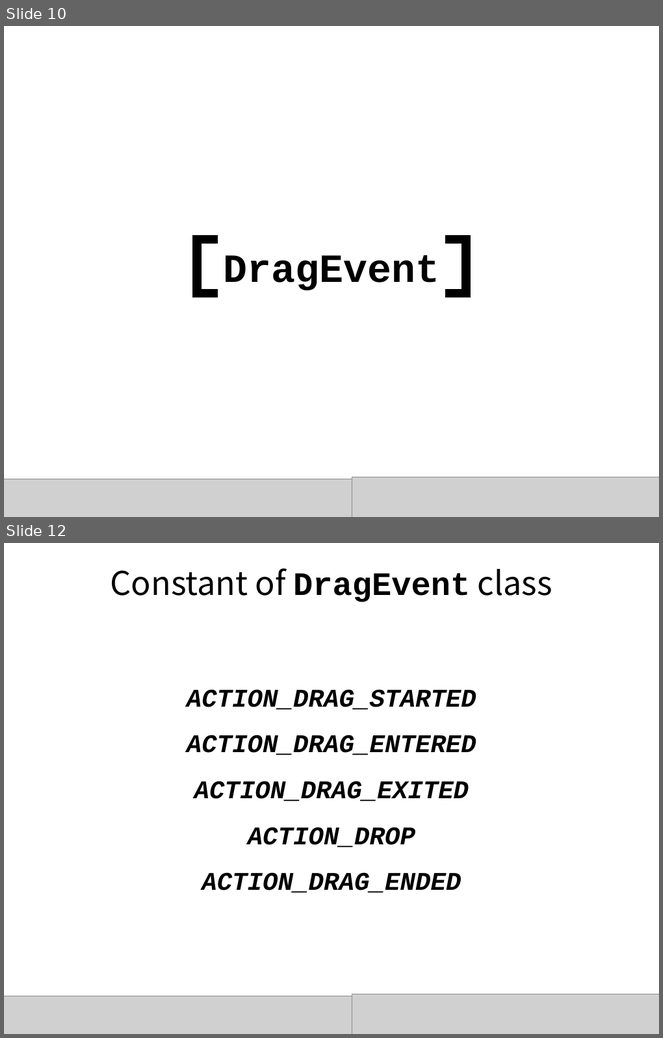
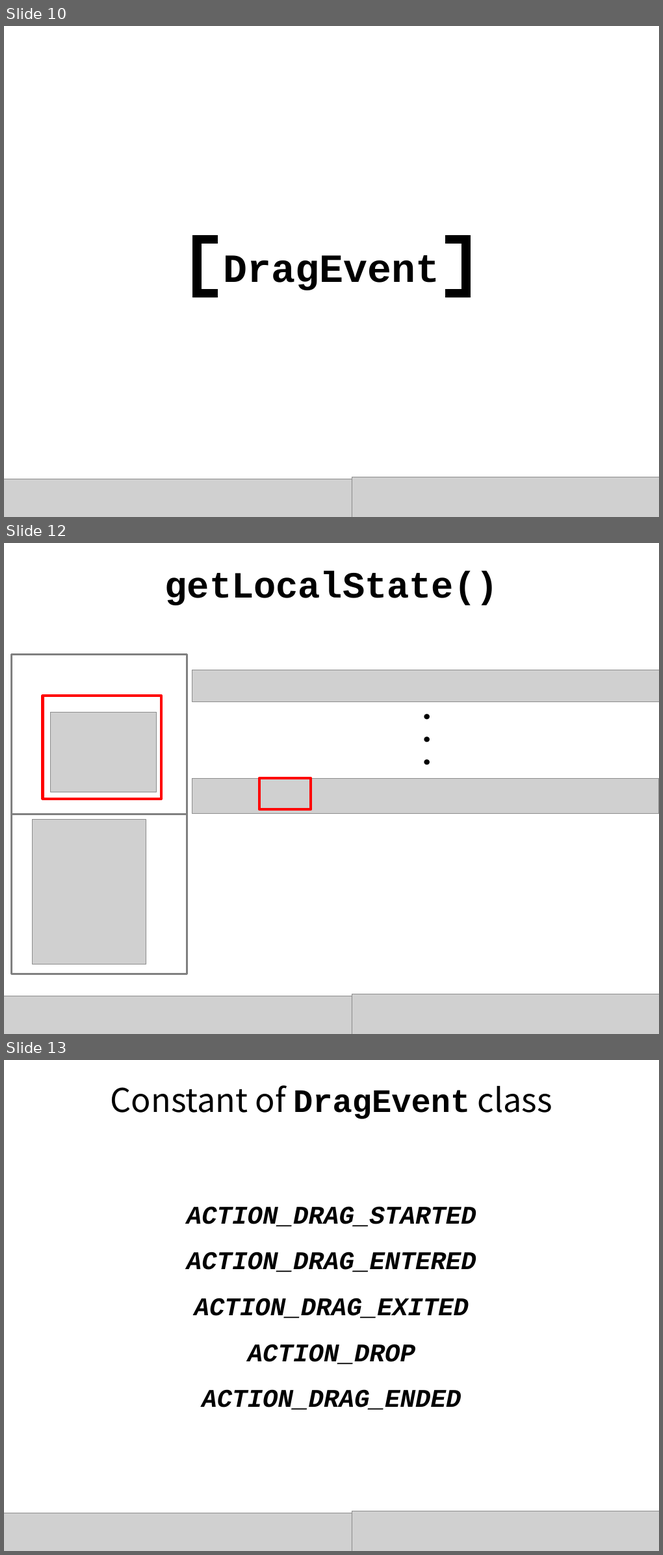
Before and after one commit to daehwa/world-friends-Uzbekistan-android, a slide deck: day5/Hanbok Dress up.pptx. Shown one above the other, each under a label of ours: slides 10 and 12 before the commit, slides 10, 12 and 13 after it; the slides between them are not shown. The pictures are 663x1038 and 663x1555 pixels, drawn with LibreOffice and Linux fonts; fonts in the diff are those of the drawing; grey boxes stand for pictures. Boxes give left, top, right and bottom in pixels: in the first picture for what was removed or moved away, otherwise in the second. Text is boxed around its words. In the diff, an @@ line names an element or a change of style, - is before the commit and + after.

```diff
--- a/day5/Hanbok Dress up.pptx
+++ b/day5/Hanbok Dress up.pptx
@@ slide 12 added at (x1=4, y1=543, x2=659, y2=1034), background #FFFFFF @@
@@ text added at (x1=165, y1=571, x2=499, y2=605), 40.7 pt, text #000000, bold @@
+getLocalState()
@@ rectangle added at (x1=12, y1=654, x2=187, y2=814), outline #808080 2 pt @@
@@ picture added at (x1=192, y1=670, x2=659, y2=702) @@
@@ rectangle added at (x1=42, y1=696, x2=161, y2=798), outline #FF0000 3 pt @@
@@ picture added at (x1=51, y1=712, x2=156, y2=792) @@
@@ text added at (x1=409, y1=706, x2=458, y2=777), 32 pt, text #000000, bold @@
+. . .
@@ picture added at (x1=192, y1=778, x2=659, y2=813) @@
@@ rectangle added at (x1=259, y1=778, x2=311, y2=809), outline #FF0000 3 pt @@
@@ rectangle added at (x1=12, y1=814, x2=187, y2=974), outline #808080 2 pt @@
@@ picture added at (x1=32, y1=819, x2=146, y2=965) @@
@@ picture added at (x1=4, y1=997, x2=352, y2=1034) @@
@@ picture added at (x1=352, y1=995, x2=659, y2=1034) @@
@@ what was slide 12 is now slide 13 @@
```
Also in this commit, not shown: 12 slides changed, 3 other slides added, 1 slide removed, 2 other files.
